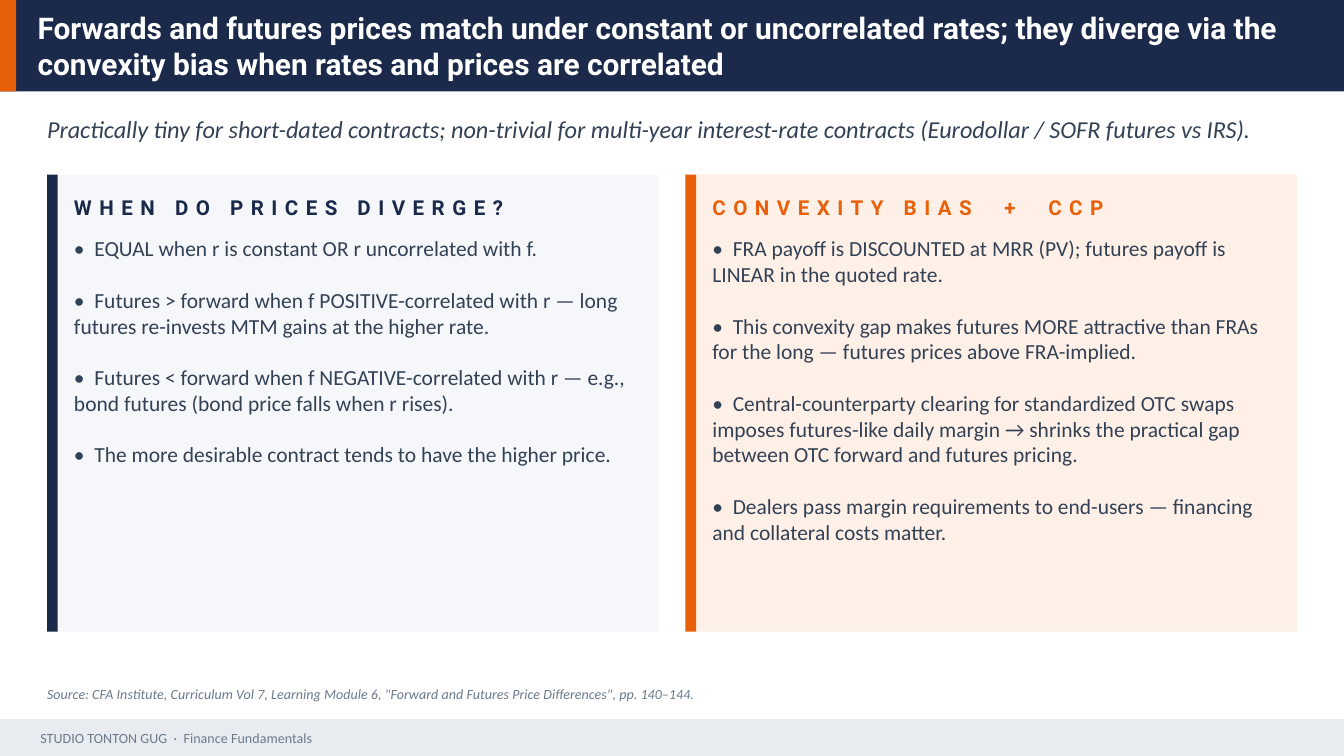
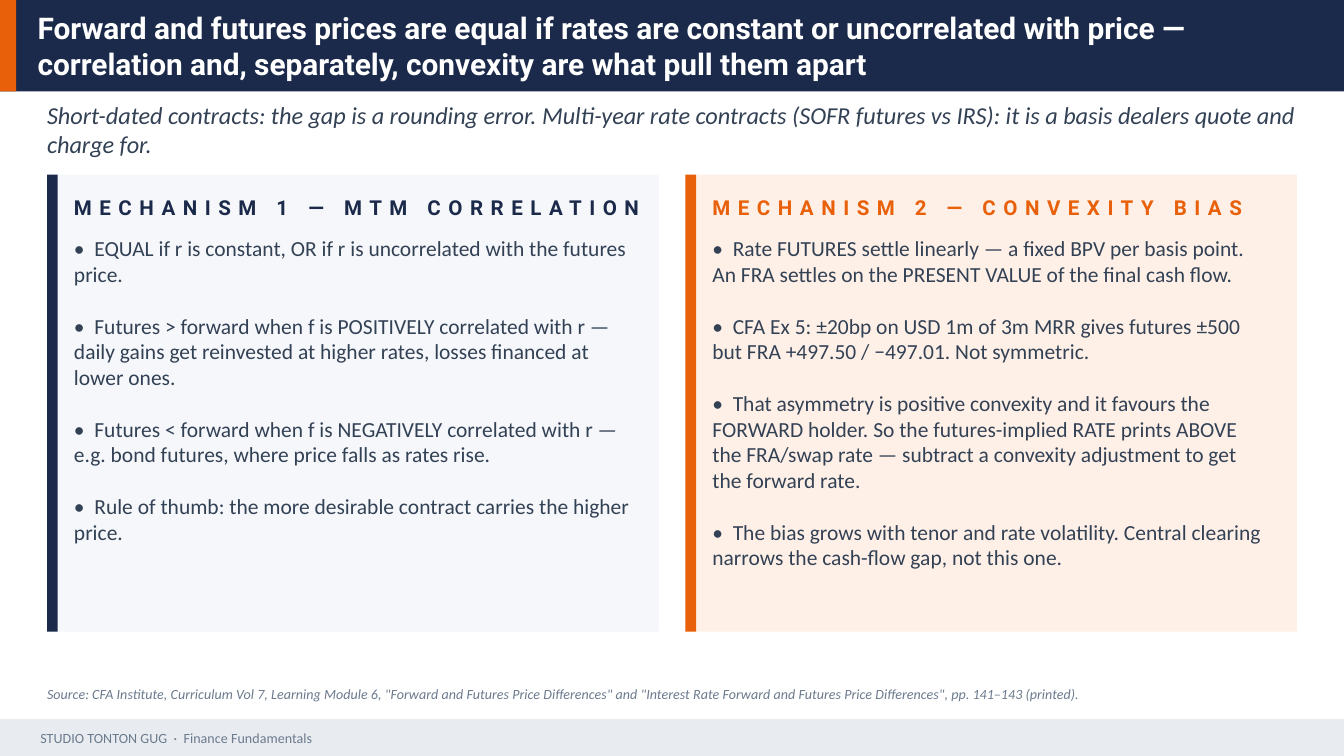
Before and after one commit to Gug4ever/Tonton_Gug_Studio, a slide deck: slide 27 of assets/finance/D17_Derivs_I_Forwards_Futures_Swaps.pptx. Drawn at 1344x756 pixels with LibreOffice and Linux fonts; fonts in the diff are those of the drawing. Boxes give left, top, right and bottom in pixels: in the first picture for what was removed or moved away, otherwise in the second. Text is boxed around its words. In the diff, an @@ line names an element or a change of style, - is before the commit and + after.

```diff
--- a/assets/finance/D17_Derivs_I_Forwards_Futures_Swaps.pptx
+++ b/assets/finance/D17_Derivs_I_Forwards_Futures_Swaps.pptx
@@ text at (38,16,1155,82): text changed @@
-Forwards and futures prices match under constant or uncorrelated rates; they diverge via the convexity bias when rates and prices are correlated
+Forward and futures prices are equal if rates are constant or uncorrelated with price — correlation and, separately, convexity are what pull them apart
@@ text at (47,106,1294,157): text changed @@
-Practically tiny for short-dated contracts; non-trivial for multi-year interest-rate contracts (Eurodollar / SOFR futures vs IRS).
+Short-dated contracts: the gap is a rounding error. Multi-year rate contracts (SOFR futures vs IRS): it is a basis dealers quote and charge for.
@@ text at (74,200,638,215): text changed @@
-WHEN DO PRICES DIVERGE?
+MECHANISM 1 — MTM CORRELATION
@@ text at (712,200,1242,216): text changed @@
-CONVEXITY BIAS + CCP
+MECHANISM 2 — CONVEXITY BIAS
@@ text at (74,241,629,544): text changed @@
-• EQUAL when r is constant OR r uncorrelated with f.
-• Futures > forward when f POSITIVE-correlated with r — long futures re-invests MTM gains at the higher rate.
-• Futures < forward when f NEGATIVE-correlated with r — e.g., bond futures (bond price falls when r rises).
-• The more desirable contract tends to have the higher price.
+• EQUAL if r is constant, OR if r is uncorrelated with the futures price.
+• Futures > forward when f is POSITIVELY correlated with r — daily gains get reinvested at higher rates, losses financed at lower ones.
+• Futures < forward when f is NEGATIVELY correlated with r — e.g. bond futures, where price falls as rates rise.
+• Rule of thumb: the more desirable contract carries the higher price.
@@ text at (712,241,1261,569): text changed @@
-• FRA payoff is DISCOUNTED at MRR (PV); futures payoff is LINEAR in the quoted rate.
-• This convexity gap makes futures MORE attractive than FRAs for the long — futures prices above FRA-implied.
-• Central-counterparty clearing for standardized OTC swaps imposes futures-like daily margin → shrinks the practical gap between OTC forward and futures pricing.
-• Dealers pass margin requirements to end-users — financing and collateral costs matter.
+• Rate FUTURES settle linearly — a fixed BPV per basis point. An FRA settles on the PRESENT VALUE of the final cash flow.
+• CFA Ex 5: ±20bp on USD 1m of 3m MRR gives futures ±500 but FRA +497.50 / −497.01. Not symmetric.
+• That asymmetry is positive convexity and it favours the FORWARD holder. So the futures-implied RATE prints ABOVE the FRA/swap rate — subtract a convexity adjustment to get the forward rate.
+• The bias grows with tenor and rate volatility. Central clearing narrows the cash-flow gap, not this one.
@@ text at (47,689,1079,702): text changed @@
-Source: CFA Institute, Curriculum Vol 7, Learning Module 6, "Forward and Futures Price Differences", pp. 140–144.
+Source: CFA Institute, Curriculum Vol 7, Learning Module 6, "Forward and Futures Price Differences" and "Interest Rate Forward and Futures Price Differences", pp. 141–143 (printed).
```
Also in this commit, not shown: 29 other slides changed, 9 other files.
